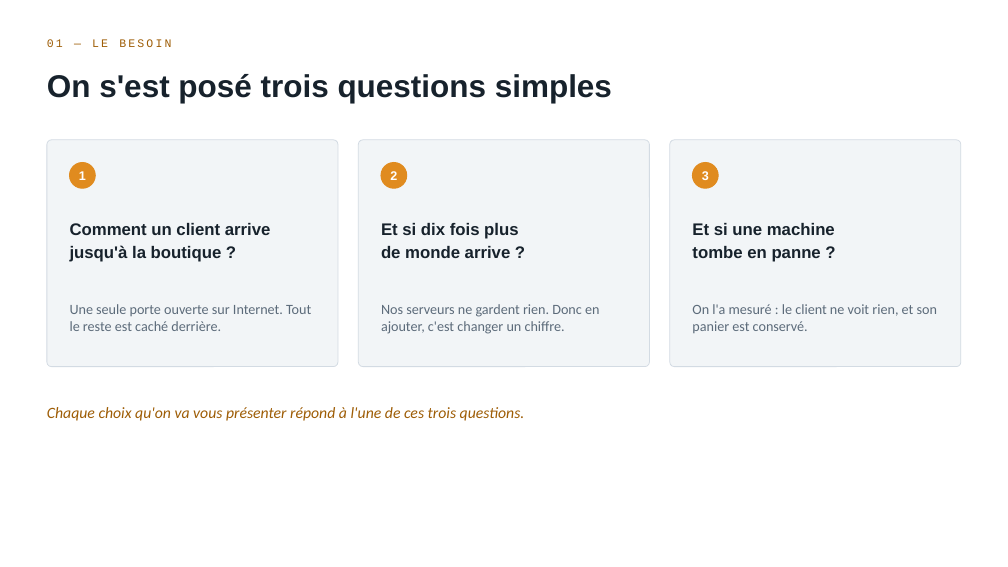
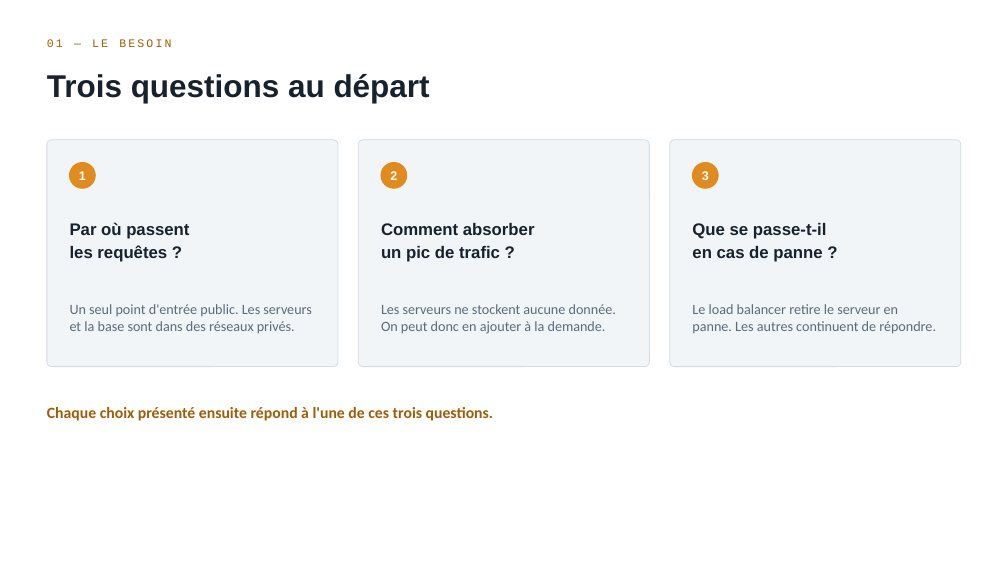
Before and after one commit to rayenebnt/5HASH, a slide deck: slide 2 of docs/soutenance-5hash.pptx. Drawn at 1008x567 pixels with LibreOffice and Linux fonts; fonts in the diff are those of the drawing. Boxes give left, top, right and bottom in pixels: in the first picture for what was removed or moved away, otherwise in the second. Text is boxed around its words. In the diff, an @@ line names an element or a change of style, - is before the commit and + after.

```diff
--- a/docs/soutenance-5hash.pptx
+++ b/docs/soutenance-5hash.pptx
@@ text at [47,74,430,103]: text changed @@
-On s'est posé trois questions simples
+Trois questions au départ
@@ text at [70,222,189,262]: text changed @@
-Comment un client arrive
-jusqu'à la boutique ?
+Par où passent
+les requêtes ?
@@ text at [381,223,535,262]: text changed @@
-Et si dix fois plus
-de monde arrive ?
+Comment absorber
+un pic de trafic ?
@@ text at [692,223,827,262]: text changed @@
-Et si une machine
-tombe en panne ?
+Que se passe-t-il
+en cas de panne ?
@@ text at [70,304,311,333]: text changed @@
-Une seule porte ouverte sur Internet. Tout le reste est caché derrière.
+Un seul point d'entrée public. Les serveurs et la base sont dans des réseaux privés.
@@ text at [381,304,616,334]: text changed @@
-Nos serveurs ne gardent rien. Donc en ajouter, c'est changer un chiffre.
+Les serveurs ne stockent aucune donnée. On peut donc en ajouter à la demande.
@@ text at [692,304,936,334]: text changed @@
-On l'a mesuré : le client ne voit rien, et son panier est conservé.
+Le load balancer retire le serveur en panne. Les autres continuent de répondre.
@@ text at [47,407,493,421]: text changed; bold on; italic off @@
-Chaque choix qu'on va vous présenter répond à l'une de ces trois questions.
+Chaque choix présenté ensuite répond à l'une de ces trois questions.
```
Also in this commit, not shown: 10 other slides changed, 1 slide added, 1 slide removed, 2 other files.
